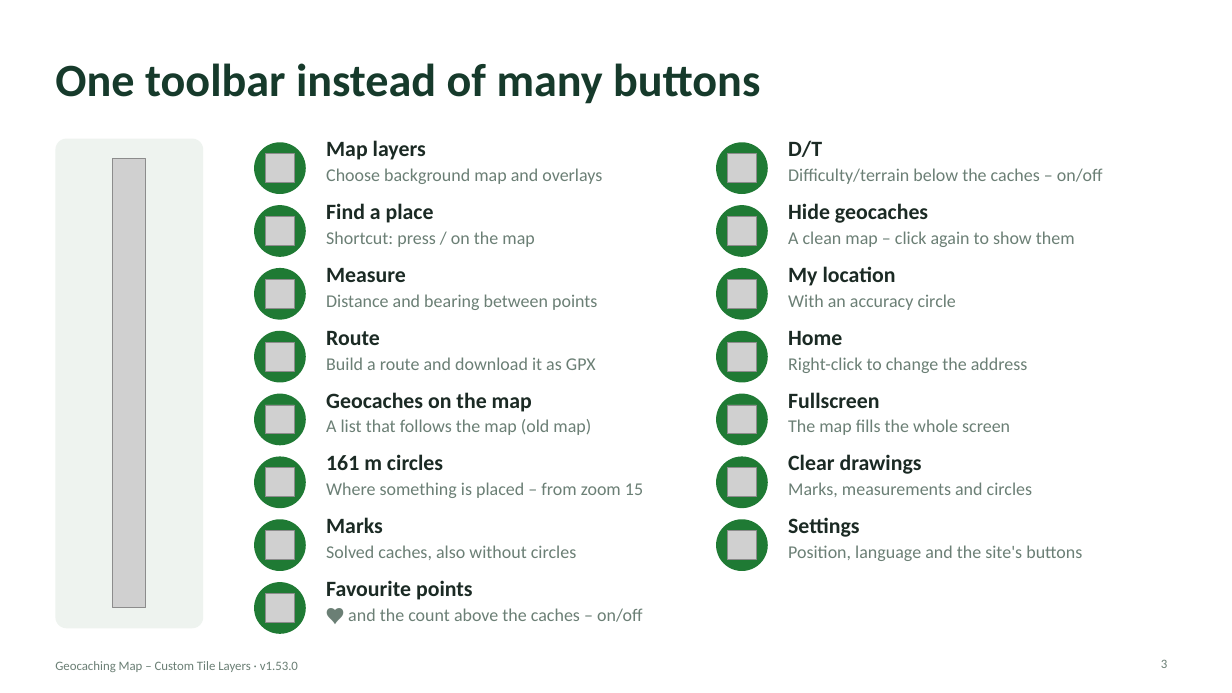
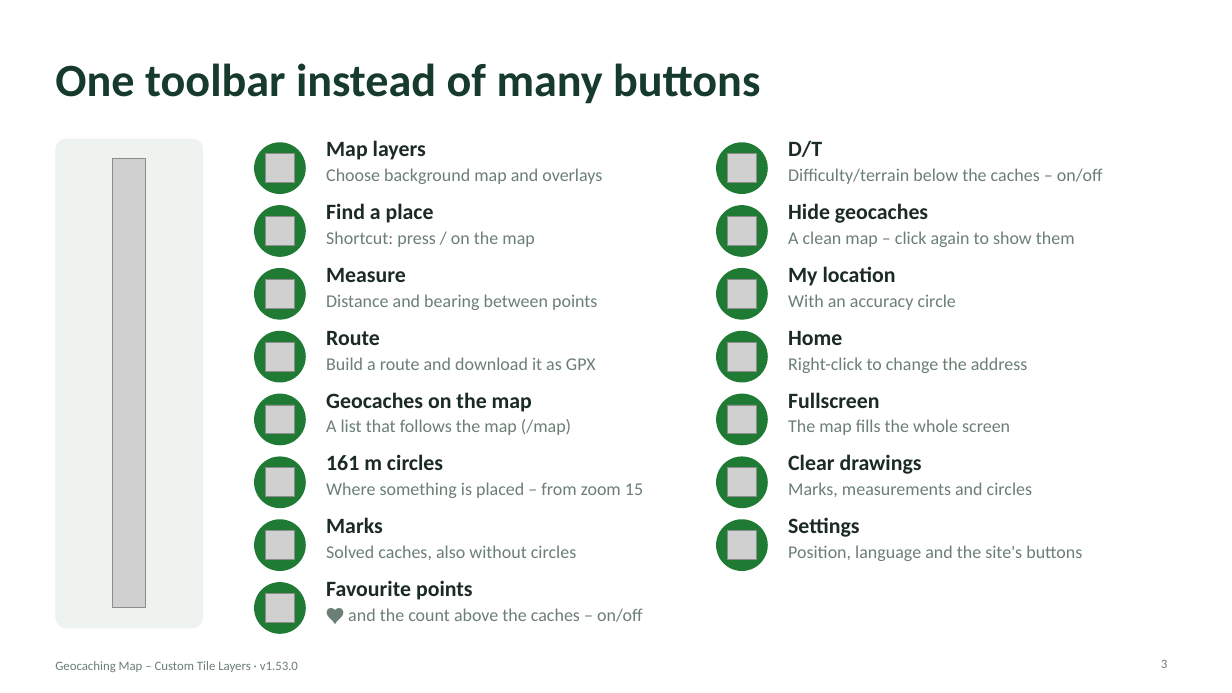
Before and after one commit to knutos/custom-tiles, a slide deck: slide 3 of docs/Geocaching-Map-Custom-Tile-Layers-Presentation.pptx. Drawn at 1232x693 pixels with LibreOffice and Linux fonts; fonts in the diff are those of the drawing; grey boxes stand for pictures. Boxes give left, top, right and bottom in pixels: in the first picture for what was removed or moved away, otherwise in the second. Text is boxed around its words. In the diff, an @@ line names an element or a change of style, - is before the commit and + after.

Commit message:
Docs: /map and /play/map instead of old and new map

```diff
--- a/docs/Geocaching-Map-Custom-Tile-Layers-Presentation.pptx
+++ b/docs/Geocaching-Map-Custom-Tile-Layers-Presentation.pptx
@@ text at (x1=326, y1=419, x2=571, y2=435): text changed @@
-A list that follows the map (old map)
+A list that follows the map (/map)
```
Also in this commit, not shown: 1 other slide changed, 8 other files.
